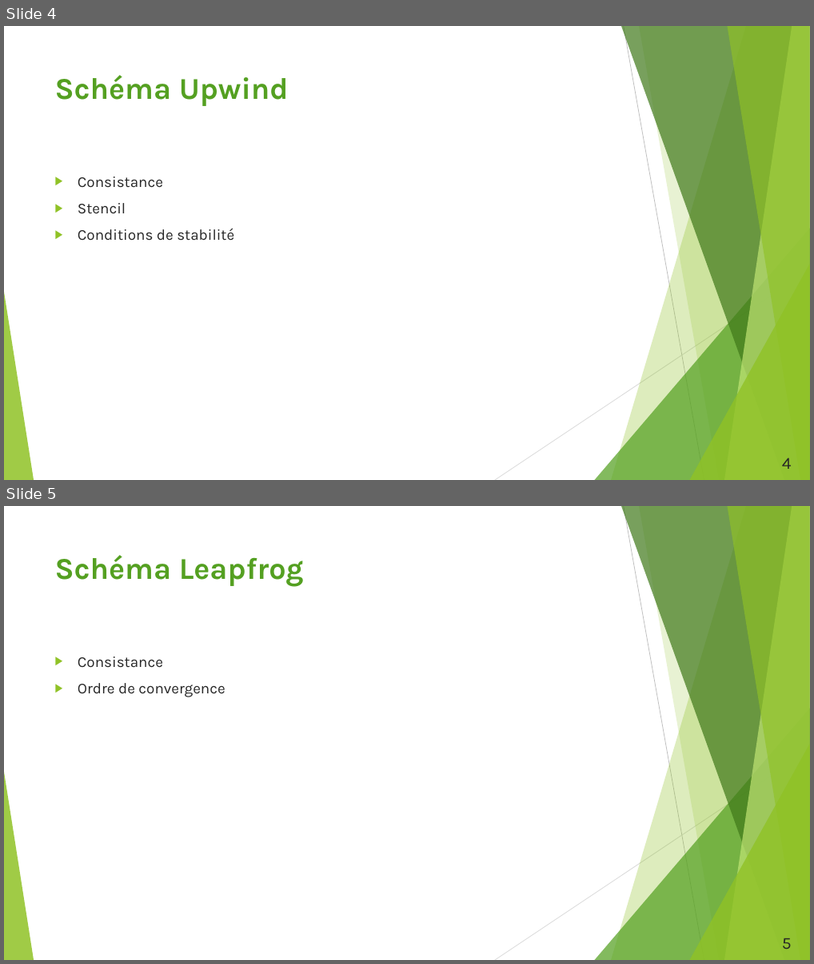
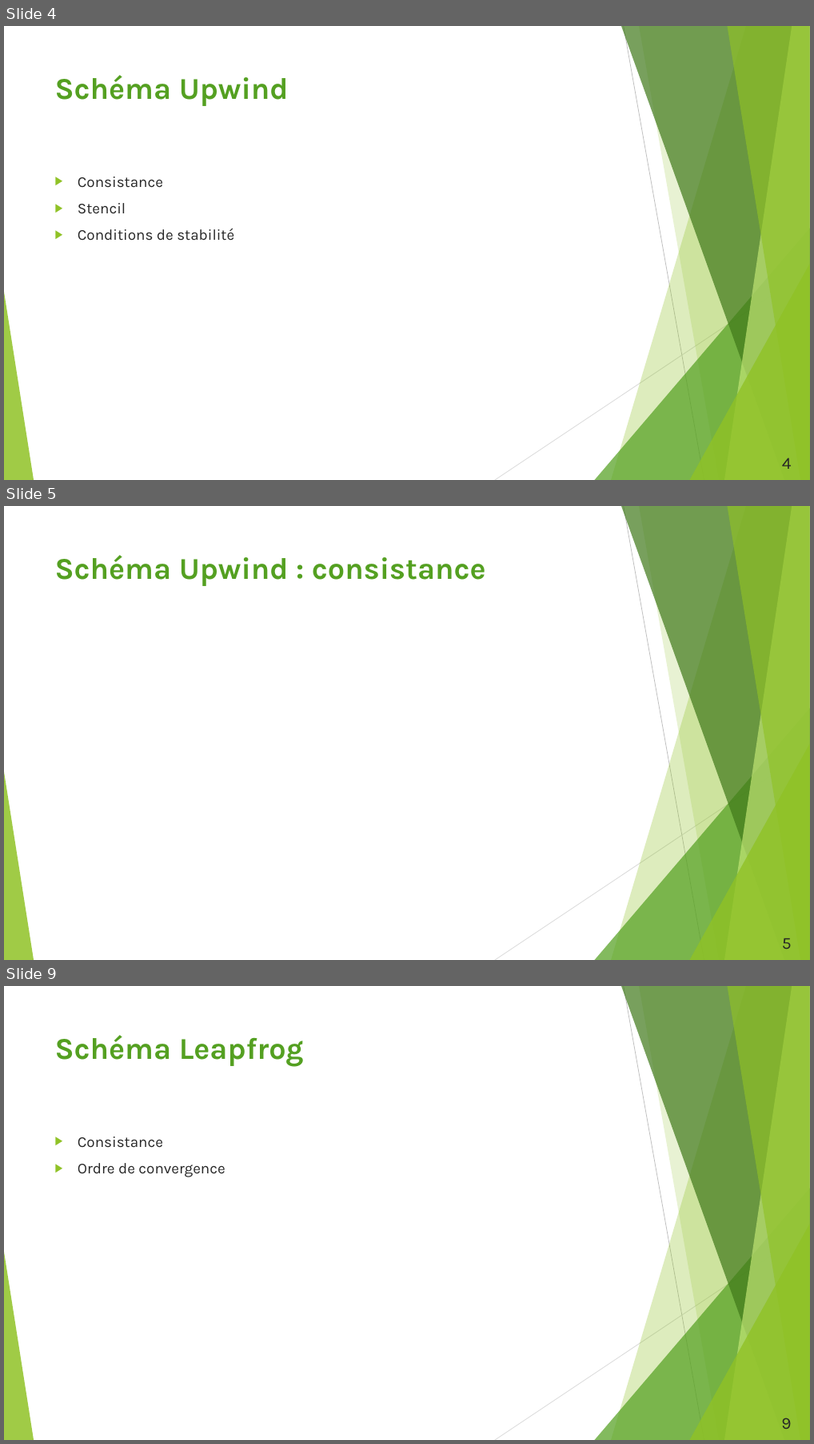
Before and after one commit to duynslaeger/projet_simulation_physique_Swift_Hohenberg, a slide deck: Présentation_LPHYS1303.pptx. Shown one above the other, each under a label of ours: slides 4 and 5 before the commit, slides 4, 5 and 9 after it; the slides between them are not shown. The pictures are 814x964 and 814x1444 pixels, drawn with LibreOffice and Linux fonts; fonts in the diff are those of the drawing. Boxes give left, top, right and bottom in pixels: in the first picture for what was removed or moved away, otherwise in the second. Text is boxed around its words. In the diff, an @@ line names an element or a change of style, - is before the commit and + after.

```diff
--- a/Présentation_LPHYS1303.pptx
+++ b/Présentation_LPHYS1303.pptx
@@ slide 5 added at bbox=[4, 506, 810, 960], background #FFFFFF; not listed: 10 template elements that a slide beside it also shows @@
@@ title added at bbox=[55, 555, 486, 586], 36 pt, text #54A021, bold @@
+Schéma Upwind : consistance
@@ page number added at bbox=[782, 938, 792, 948], 20 pt, text #262626 @@
+5
@@ what was slide 5 is now slide 9 @@
@@ page number at bbox=[782, 1417, 791, 1428]: text changed @@
-5
+9
```
Also in this commit, not shown: 3 other slides added.
